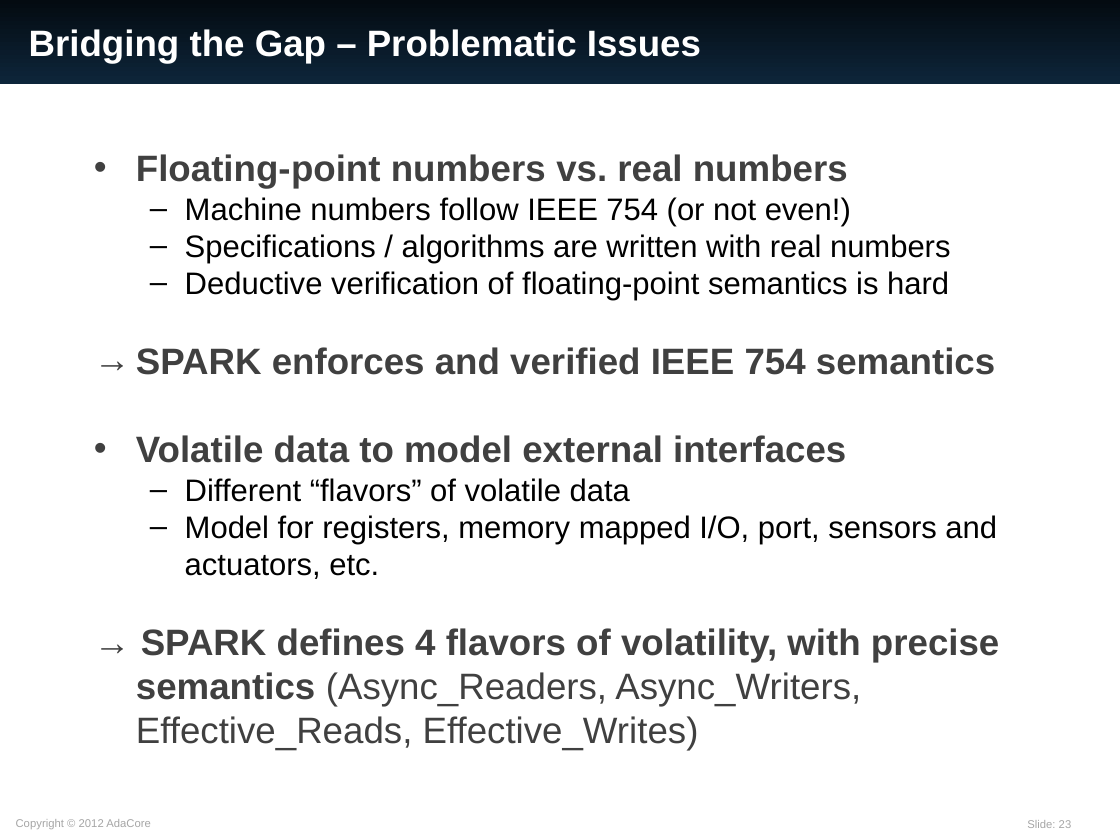
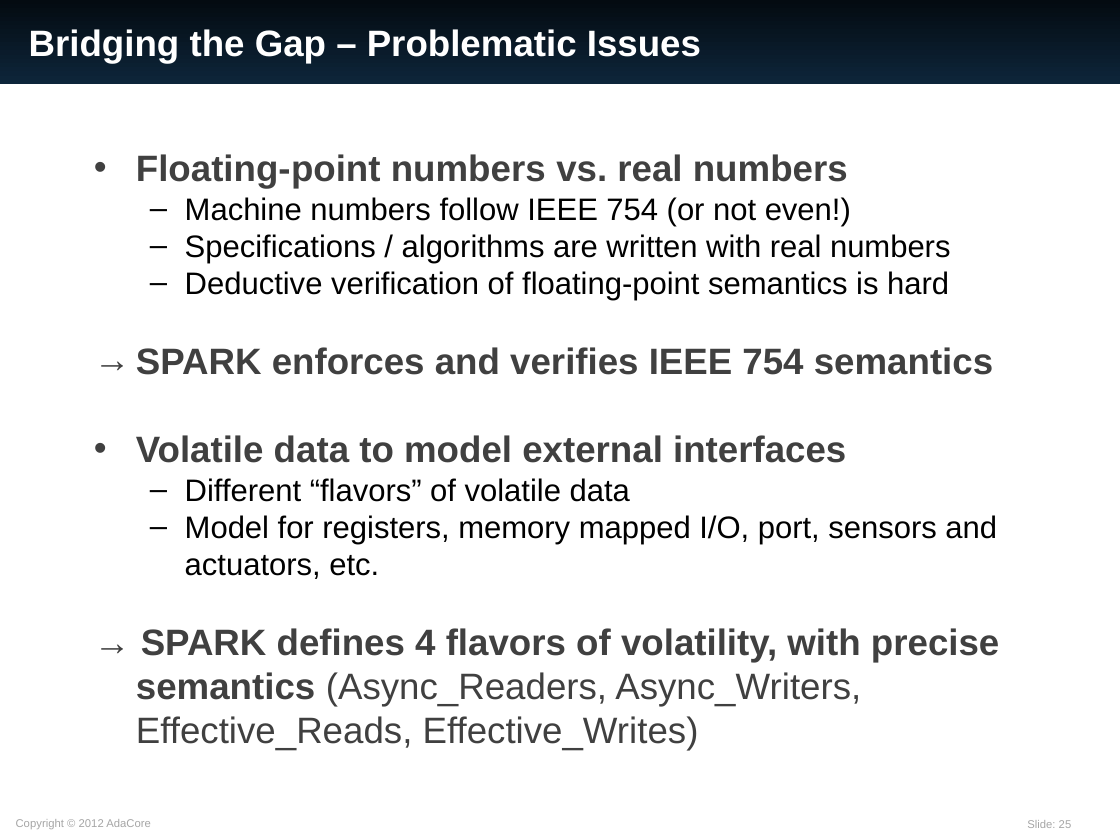
Before and after one commit to AdaCore/spark2014, a slide deck: slide 25 of slides/EASA_20160309/SPARK_2014.ppt (slide 23 before the commit). Drawn at 1120x840 pixels with LibreOffice and Linux fonts; fonts in the diff are those of the drawing. Boxes give left, top, right and bottom in pixels: in the first picture for what was removed or moved away, otherwise in the second. Text is boxed around its words. In the diff, an @@ line names an element or a change of style, - is before the commit and + after.

```diff
--- a/slides/EASA_20160309/SPARK_2014.ppt
+++ b/slides/EASA_20160309/SPARK_2014.ppt
@@ text at bbox=[136, 347, 993, 375]: text changed @@
-→ SPARK enforces and verified IEEE 754 semantics
+→ SPARK enforces and verifies IEEE 754 semantics
```
Also in this commit, not shown: 15 other slides changed, 3 slides added.
